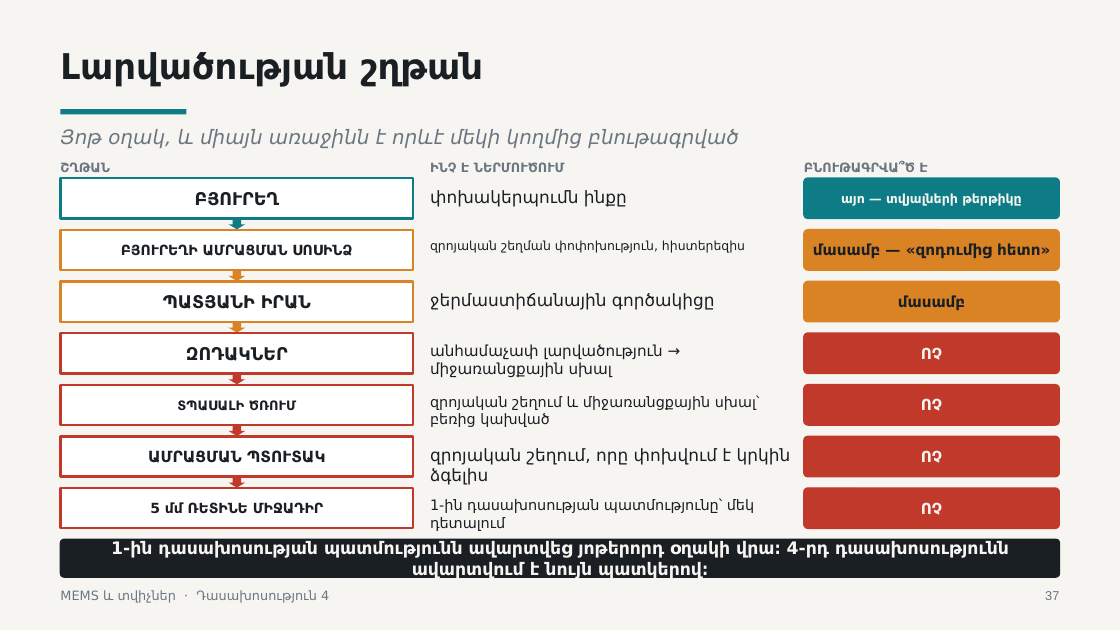
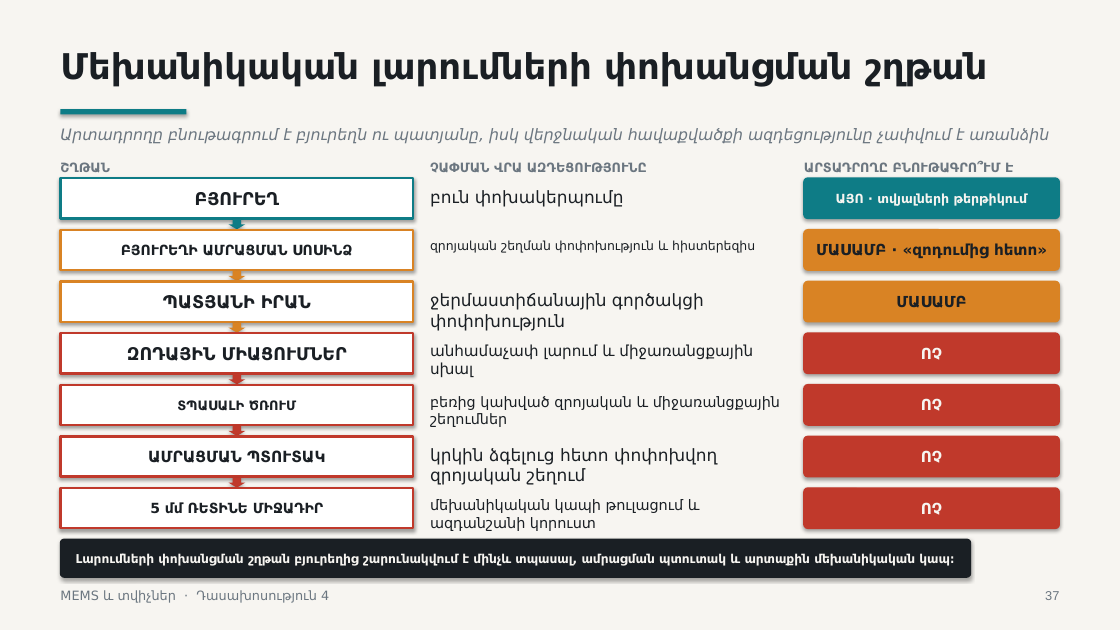
Before and after one commit to Vhovh99/mems-and-sensors-subject, a slide deck: slide 37 of lectures/lecture-04/output/L4-MEMS-structures-transduction-and-packaging-HY.pptx. Drawn at 1120x630 pixels with LibreOffice and Linux fonts; fonts in the diff are those of the drawing. Boxes give left, top, right and bottom in pixels: in the first picture for what was removed or moved away, otherwise in the second. Text is boxed around its words. In the diff, an @@ line names an element or a change of style, - is before the commit and + after.

```diff
--- a/lectures/lecture-04/output/L4-MEMS-structures-transduction-and-packaging-HY.pptx
+++ b/lectures/lecture-04/output/L4-MEMS-structures-transduction-and-packaging-HY.pptx
@@ text at (x1=60, y1=52, x2=988, y2=86): text changed @@
-Լարվածության շղթան
+Մեխանիկական լարումների փոխանցման շղթան
@@ text at (x1=60, y1=128, x2=1049, y2=143): text changed; size 17 to 13.5 pt @@
-Յոթ օղակ, և միայն առաջինն է որևէ մեկի կողմից բնութագրված
+Արտադրողը բնութագրում է բյուրեղն ու պատյանը, իսկ վերջնական հավաքվածքի ազդեցությունը չափվում է առանձին
@@ text at (x1=430, y1=162, x2=647, y2=172): text changed @@
-ԻՆՉ Է ՆԵՐՄՈՒԾՈՒՄ
+ՉԱՓՄԱՆ ՎՐԱ ԱԶԴԵՑՈՒԹՅՈՒՆԸ
@@ text at (x1=804, y1=161, x2=1013, y2=172): text changed @@
-ԲՆՈՒԹԱԳՐՎԱ՞Ծ Է
+ԱՐՏԱԴՐՈՂԸ ԲՆՈՒԹԱԳՐՈ՞ՒՄ Է
@@ text at (x1=430, y1=190, x2=624, y2=207): text changed @@
-փոխակերպումն ինքը
+բուն փոխակերպումը
@@ text in rounded rectangle at (x1=836, y1=193, x2=1028, y2=206): text changed @@
-այո — տվյալների թերթիկը
+ԱՅՈ · տվյալների թերթիկում
@@ text at (x1=430, y1=240, x2=755, y2=253): text changed @@
-զրոյական շեղման փոփոխություն, հիստերեզիս
+զրոյական շեղման փոփոխություն և հիստերեզիս
@@ text in rounded rectangle at (x1=816, y1=243, x2=1047, y2=259): text changed @@
-մասամբ — «զոդումից հետո»
+ՄԱՍԱՄԲ · «զոդումից հետո»
@@ text at (x1=430, y1=293, x2=704, y2=331): text changed @@
-ջերմաստիճանային գործակիցը
+ջերմաստիճանային գործակցի փոփոխություն
@@ text in rounded rectangle at (x1=896, y1=295, x2=966, y2=308): text changed @@
-մասամբ
+ՄԱՍԱՄԲ
@@ text in rectangle at (x1=127, y1=347, x2=347, y2=361): text changed @@
-ԶՈԴԱԿՆԵՐ
+ԶՈԴԱՅԻՆ ՄԻԱՑՈՒՄՆԵՐ
@@ text at (x1=430, y1=344, x2=753, y2=377): text changed @@
-անհամաչափ լարվածություն → միջառանցքային սխալ
+անհամաչափ լարում և միջառանցքային սխալ
@@ text at (x1=430, y1=396, x2=780, y2=427): text changed @@
-զրոյական շեղում և միջառանցքային սխալ՝ բեռից կախված
+բեռից կախված զրոյական և միջառանցքային շեղումներ
@@ text at (x1=430, y1=448, x2=717, y2=485): text changed @@
-զրոյական շեղում, որը փոխվում է կրկին ձգելիս
+կրկին ձգելուց հետո փոփոխվող զրոյական շեղում
@@ text at (x1=430, y1=499, x2=700, y2=531): text changed @@
-1-ին դասախոսության պատմությունը՝ մեկ դետալում
+մեխանիկական կապի թուլացում և ազդանշանի կորուստ
@@ shadow on in 23 elements at (x1=60, y1=178, x2=413, y2=218), (x1=60, y1=229, x2=413, y2=270), (x1=804, y1=229, x2=1060, y2=270), (x1=60, y1=281, x2=413, y2=322), (x1=804, y1=281, x2=1060, y2=322), (x1=804, y1=333, x2=1060, y2=373), (x1=60, y1=385, x2=413, y2=425), (x1=804, y1=385, x2=1060, y2=425), (x1=60, y1=437, x2=413, y2=477), (x1=804, y1=437, x2=1060, y2=477), (x1=60, y1=488, x2=413, y2=528), (x1=804, y1=488, x2=1060, y2=528), (x1=0, y1=0, x2=1120, y2=630), (x1=60, y1=109, x2=187, y2=114), (x1=229, y1=219, x2=245, y2=229), (x1=229, y1=271, x2=245, y2=281), (x1=229, y1=323, x2=245, y2=333), (x1=229, y1=375, x2=245, y2=385), (x1=229, y1=426, x2=245, y2=436), (x1=229, y1=477, x2=245, y2=487), (x1=804, y1=178, x2=1060, y2=218), (x1=60, y1=333, x2=413, y2=373), (x1=60, y1=539, x2=970, y2=577) @@
@@ rounded rectangle "Լարումների փոխանցման շղթան բյուրեղից շարունակվում ..." resized from (x1=60, y1=539, x2=1060, y2=577) to (x1=60, y1=539, x2=970, y2=577) @@
@@ text in rounded rectangle at (x1=76, y1=553, x2=954, y2=566): text changed; size 14.8 to 10.5 pt @@
-1-ին դասախոսության պատմությունն ավարտվեց յոթերորդ օղակի վրա։ 4-րդ դասախոսությունն ավարտվում է նույն պատկերով։
+Լարումների փոխանցման շղթան բյուրեղից շարունակվում է մինչև տպասալ, ամրացման պտուտակ և արտաքին մեխանիկական կապ։
```
Also in this commit, not shown: 41 other slides changed, 4 other files.
